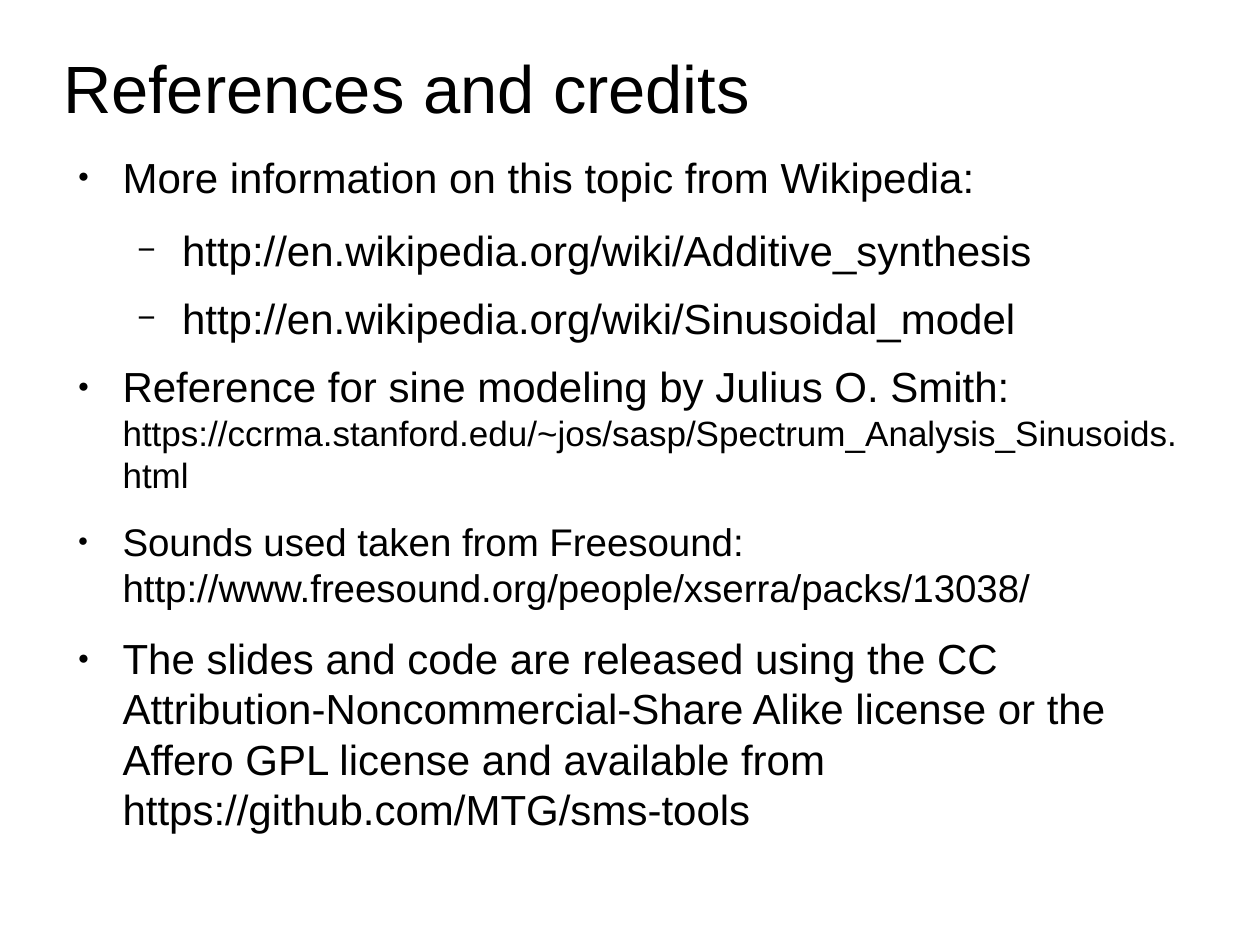
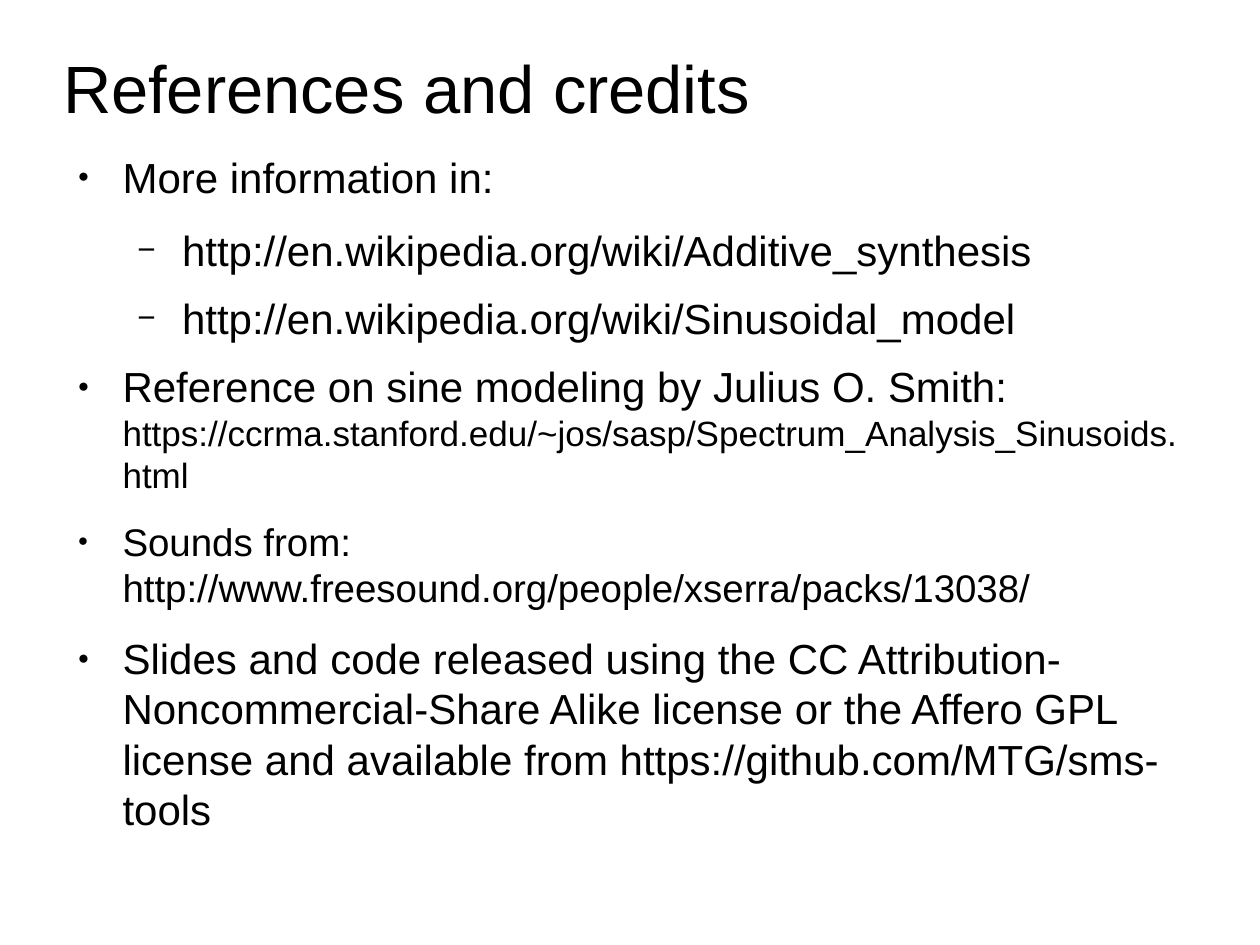
Before and after one commit to MTG/sms-tools, a slide deck: slide 15 of lectures/5-Sinusoidal-model/Sinusoidal-Model-2.odp. Drawn at 1260x945 pixels with LibreOffice and Linux fonts; fonts in the diff are those of the drawing. Boxes give left, top, right and bottom in pixels: in the first picture for what was removed or moved away, otherwise in the second. Text is boxed around its words. In the diff, an @@ line names an element or a change of style, - is before the commit and + after.

```diff
--- a/lectures/5-Sinusoidal-model/Sinusoidal-Model-2.odp
+++ b/lectures/5-Sinusoidal-model/Sinusoidal-Model-2.odp
@@ text at box(123, 162, 493, 194): text changed @@
-● More information on this topic from Wikipedia:
+● More information in:
@@ text at box(123, 371, 1177, 826): text changed @@
-● Reference for sine modeling by Julius O. Smith: https://ccrma.stanford.edu/~jos/sasp/Spectrum_Analysis_Sinusoids.html
-● Sounds used taken from Freesound: http://www.freesound.org/people/xserra/packs/13038/
-● The slides and code are released using the CC Attribution-Noncommercial-Share Alike license or the Affero GPL license and available from https://github.com/MTG/sms-tools
+● Reference on sine modeling by Julius O. Smith: https://ccrma.stanford.edu/~jos/sasp/Spectrum_Analysis_Sinusoids.html
+● Sounds from: http://www.freesound.org/people/xserra/packs/13038/
+● Slides and code released using the CC Attribution-Noncommercial-Share Alike license or the Affero GPL license and available from https://github.com/MTG/sms-tools
```
Also in this commit, not shown: 13 other files.
